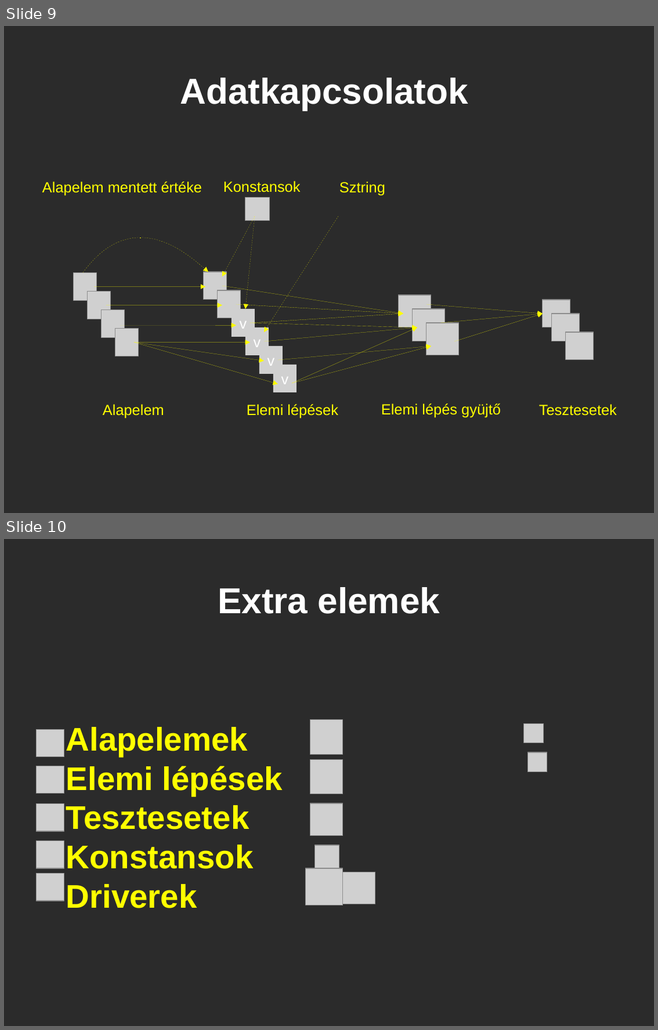
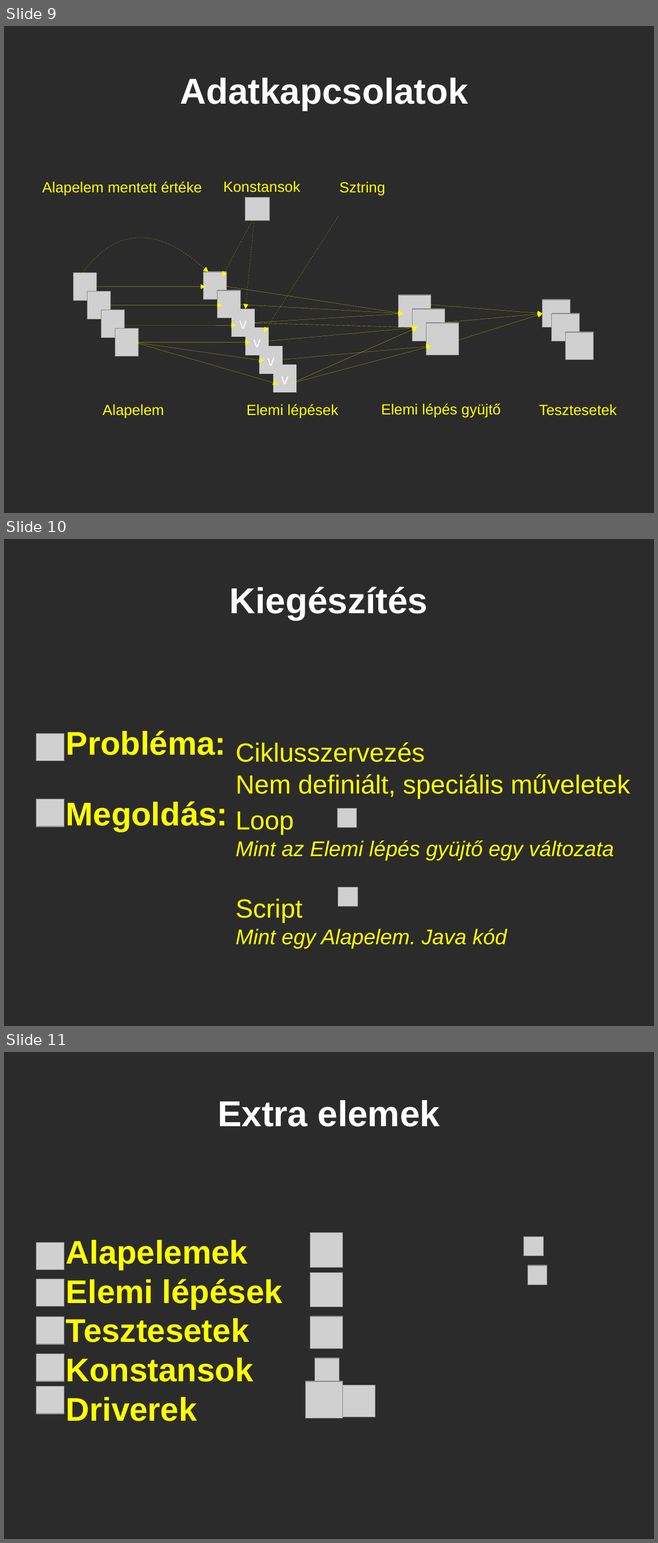
Before and after one commit to dallaszkorben/akoel-java-grawet, a slide deck: Grawit.odp. Shown one above the other, each under a label of ours: slides 9 and 10 before the commit, slides 9, 10 and 11 after it. The pictures are 658x1030 and 658x1543 pixels, drawn with LibreOffice and Linux fonts; fonts in the diff are those of the drawing; grey boxes stand for pictures; background and template pictures are left out; a plain dark background stands for a picture behind light text. Boxes give left, top, right and bottom in pixels: in the first picture for what was removed or moved away, otherwise in the second. Text is boxed around its words. In the diff, an @@ line names an element or a change of style, - is before the commit and + after.

Commit message:
PowerPoint

```diff
--- a/Grawit.odp
+++ b/Grawit.odp
@@ slide 10 added at (x1=4, y1=539, x2=654, y2=1026), background picture (left out) @@
@@ title added at (x1=230, y1=587, x2=427, y2=620), 44 pt, text #FFFFFF, bold @@
+Kiegészítés
@@ picture added at (x1=36, y1=733, x2=64, y2=761) @@
@@ subtitle added at (x1=66, y1=730, x2=228, y2=831), 40 pt, text #FFFF00, bold @@
+Probléma:
+Megoldás:
@@ text added at (x1=235, y1=742, x2=630, y2=798), 32 pt, text #FFFF00 @@
+Ciklusszervezés
+Nem definiált, speciális műveletek
@@ picture added at (x1=36, y1=799, x2=64, y2=827) @@
@@ text added at (x1=235, y1=812, x2=614, y2=948), 26 pt, text #FFFF00, italic @@
+Loop
+Mint az Elemi lépés gyüjtő egy változata
+Script
+Mint egy Alapelem. Java kód
@@ picture added at (x1=337, y1=808, x2=357, y2=828) @@
@@ picture added at (x1=338, y1=888, x2=358, y2=907) @@
@@ what was slide 10 is now slide 11 @@
```
